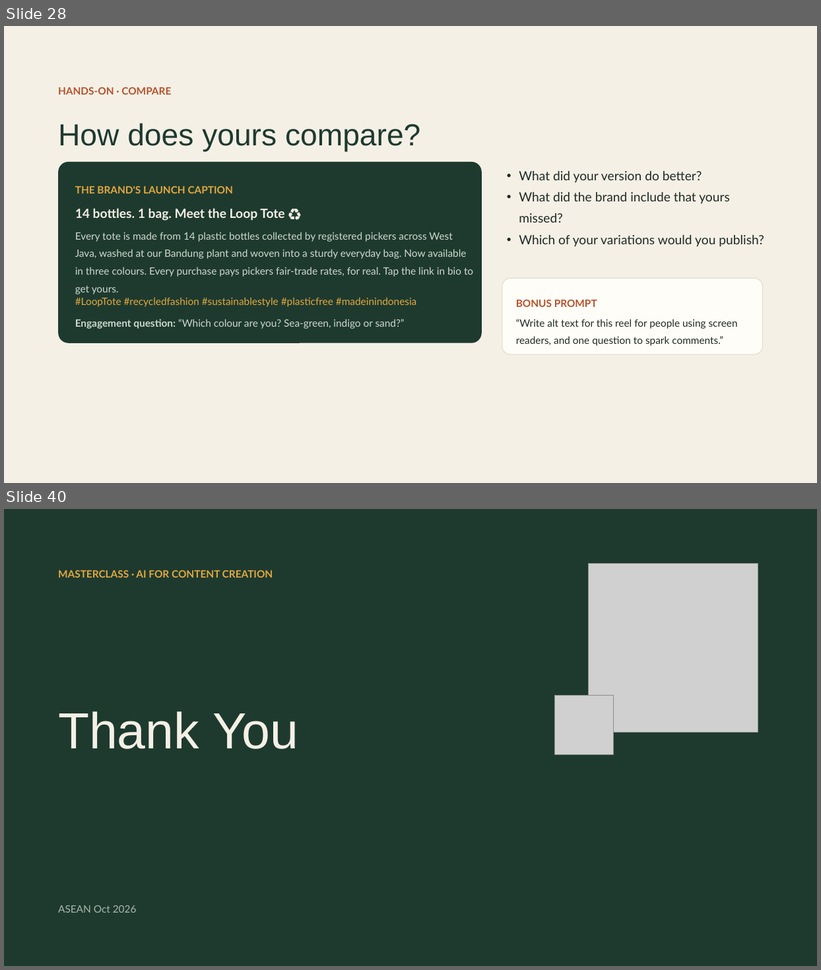
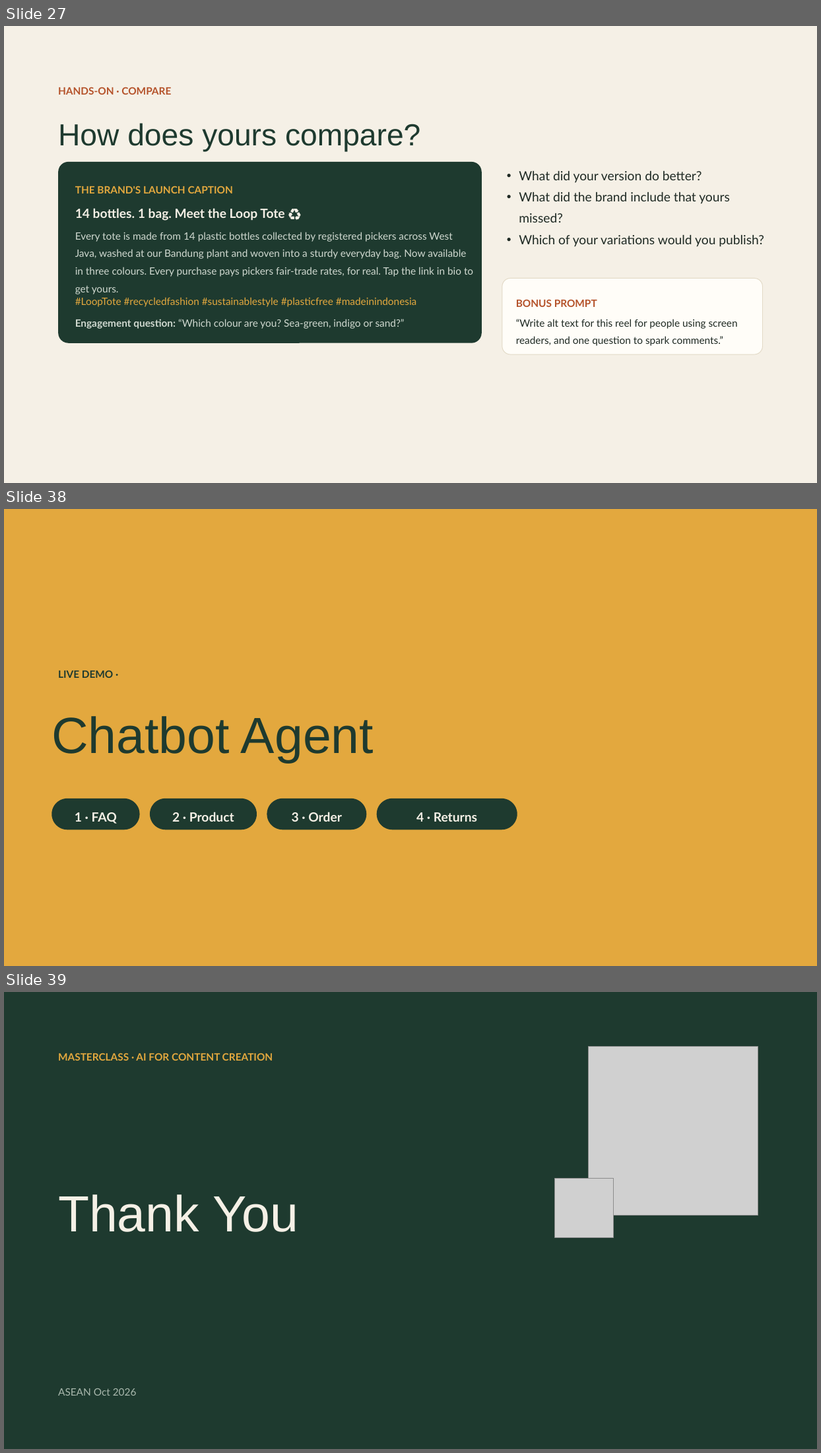
Before and after one commit to itsbharathp/LoopCycle, a slide deck: Prestentations/AI for Content Creation — The Basics.pptx. Shown one above the other, each under a label of ours: slides 28 and 40 before the commit, slides 27, 38 and 39 after it; the slides between them are not shown. The pictures are 821x970 and 821x1453 pixels, drawn with LibreOffice and Linux fonts; fonts in the diff are those of the drawing; grey boxes stand for pictures. Boxes give left, top, right and bottom in pixels: in the first picture for what was removed or moved away, otherwise in the second. Text is boxed around its words. In the diff, an @@ line names an element or a change of style, - is before the commit and + after.

```diff
--- a/Prestentations/AI for Content Creation — The Basics.pptx
+++ b/Prestentations/AI for Content Creation — The Basics.pptx
@@ slide 38 added at (4, 509, 817, 966), background #E3A83E @@
@@ text added at (58, 670, 114, 678), 12 pt, text #1E3A2F, bold @@
+LIVE DEMO ·
@@ text added at (52, 716, 374, 763), 60 pt, text #1E3A2F @@
+Chatbot Agent
@@ rounded rectangle added at (52, 799, 139, 830), fill #1E3A2F, 15 pt, text #F5F0E6, bold @@
+1 · FAQ
@@ rounded rectangle added at (150, 799, 257, 830), fill #1E3A2F, 15 pt, text #F5F0E6, bold @@
+2 · Product
@@ rounded rectangle added at (267, 799, 366, 830), fill #1E3A2F, 15 pt, text #F5F0E6, bold @@
+3 · Order
@@ rounded rectangle added at (377, 799, 517, 830), fill #1E3A2F, 15 pt, text #F5F0E6, bold @@
+4 · Returns
@@ what was slide 28 is now slide 27 @@
@@ what was slide 40 is now slide 39 @@
```
Also in this commit, not shown: 10 other slides added, 12 slides removed, 3 other files.
